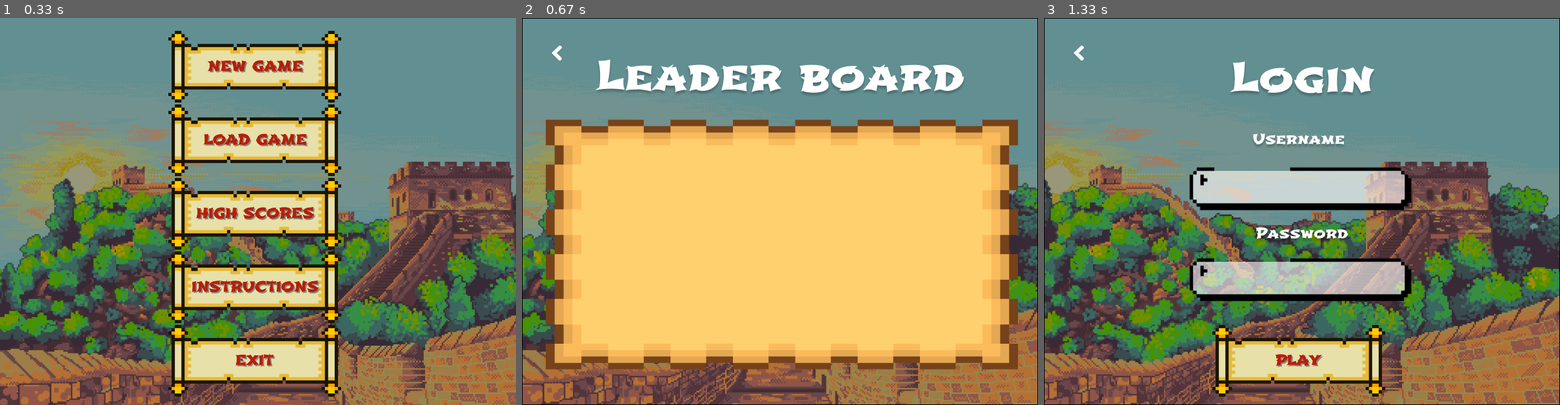
Above: before the commit, frames 1-3 (left to right).
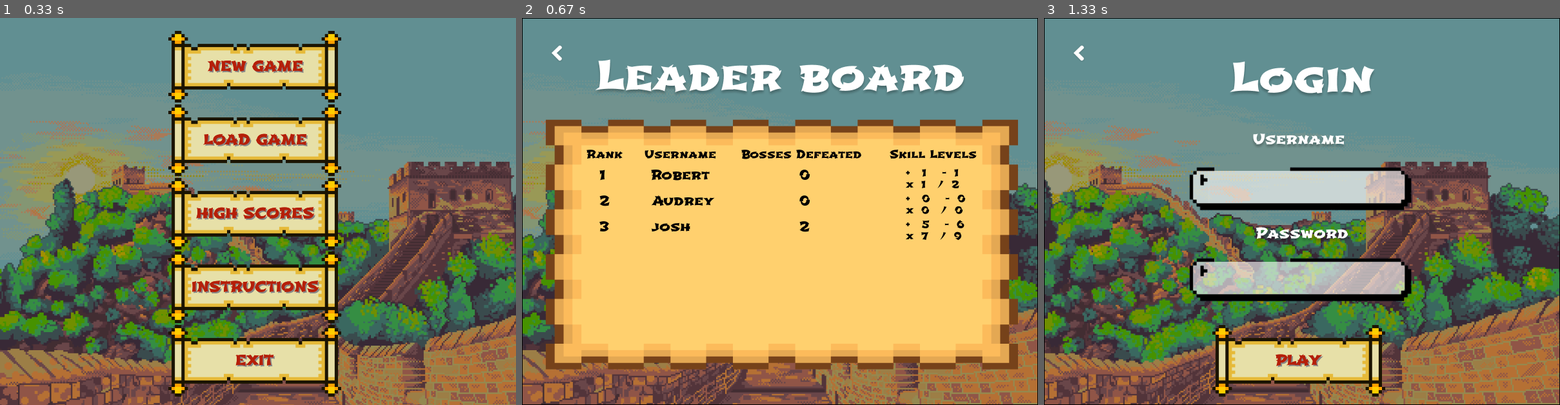
Above: after the commit, the same moments.

Repository: jocelyn-chang/digit-dynasty
Game: pygame game, started from mainMenu.py
Two runs of this game, one before a commit and one after it. Both use one fixed random seed, a clock stepped at 60 frames per second and the inputs below.
Inputs (mouse positions are in pixels of both pictures, inside the frame that each line leads up to):
- Up to frame 1 (0.33 s): no input
- Up to frame 2 (0.67 s): click (780, 211) at 0.38 s
- Up to frame 3 (1.33 s): click (1080, 52) at 0.72 s; click "LOAD GAME" at 1.05 s

Frame 1 is identical in both runs. In frame 2, 1.8% of the frame differs, in the area x 12-89%, y 34-58%; in frame 3, nothing differs.

Commit message:
main menu

Diff:
--- a/mainMenu.py
+++ b/mainMenu.py
@@ -197,7 +197,6 @@
                 return player_info
     return None
 
-
 # Go to load screen
 def load_game():
     username = ''
@@ -277,11 +276,60 @@
 
 # Go to the high score table
 def high_score():
+    # Define constants for layout
+    HEADER_SIZE = 17
+    SCORE_SIZE = 20
+    DETAILS_SIZE = 15
+    HEADER_Y = 200
+    START_Y = HEADER_Y + 30
+    RANK_X = 100
+    USERNAME_X = 190
+    BOSSES_X = 340
+    SKILLS_X = 570
+    ROW_HEIGHT = 40
+
+    header_font = get_font("Shojumaru", HEADER_SIZE)
+    score_font = get_font("Shojumaru", SCORE_SIZE)
+    details_font = get_font("Shojumaru", DETAILS_SIZE)
+
+    black = pygame.Color('black')
+
     while True:
         MOUSE_X, MOUSE_Y = pygame.mouse.get_pos()
         GAME_MOUSE_POS = pygame.mouse.get_pos()
 
         SCREEN.blit(HIGH_SCORE, (0, 0))
+
+        headers = ["Rank", "Username", "Bosses Defeated", "Skill Levels"]
+        header_texts = [header_font.render(header, True, black) for header in headers]
+        SCREEN.blit(header_texts[0], (RANK_X, HEADER_Y))
+        SCREEN.blit(header_texts[1], (USERNAME_X, HEADER_Y))
+        SCREEN.blit(header_texts[2], (BOSSES_X, HEADER_Y))
+        SCREEN.blit(header_texts[3], (SKILLS_X, HEADER_Y))
+
+        player_scores = []
+        with open("data.csv", newline = '') as csvfile:
+            reader = csv.reader(csvfile)
+
+            for i, row in enumerate(reader):
+                name, bosses, addition, subtraction, multiplication, division = row[0], row[6], row[2], row[3], row[4], row[5]
+
+                rank_text = score_font.render(str(i + 1), True, black)
+                name_text = score_font.render(name, True, black)
+                bosses_text = score_font.render(bosses, True, black)
+                add_sub_text = details_font.render(f"+   {addition}    -  {subtraction}", True, black)
+                mul_div_text = details_font.render(f"x  {multiplication}   /  {division}", True, black)
+
+                row_y = START_Y + i * ROW_HEIGHT
+
+                SCREEN.blit(rank_text, (RANK_X + 20, row_y))
+                SCREEN.blit(name_text, (USERNAME_X + 10, row_y))
+                SCREEN.blit(bosses_text, (BOSSES_X + 90, row_y))
+                SCREEN.blit(add_sub_text, (SKILLS_X + 25, row_y))
+                SCREEN.blit(mul_div_text, (SKILLS_X + 24, row_y + 18))
+
+                if row_y > SCREEN_HEIGHT - ROW_HEIGHT or i >= 9:
+                    break
 
         SCORE_BACK = Button(image = "images/back_button.png", pos = (70, 55), text_input = "", font = get_font("Shojumaru",15), base_colour = "White", hovering_colour = "#b51f09")
         if (40<MOUSE_X<75 and 40<MOUSE_Y<70):
@@ -299,6 +347,28 @@
 
         pygame.display.update()
 
+'''
+            for row in reader:
+                name = row[0]
+                bosses = int(row[6])
+                score_sum = sum(map(int, row[2:5]))
+                addition = row[2]
+                subtraction = row[3]
+                multiplication = row[4]
+                division = row[5]
+                player_scores.append((name, bosses, score_sum, addition, subtraction, multiplication, division))
+
+        sorted_scores = sorted(player_scores, key = lambda x: (x[1], x[2]), reverse = True)
+        start_y = 200
+        for i, (name, bosses, score_sum, addition, subtraction, multiplication, division) in enumerate(sorted_scores[:10]):
+            header = "Rank         Name          Bosses"
+            top_score_text = f"{i+1}. {name} - Bosses defeated: {bosses}  |  Score: {score_sum}\n"
+            bot_score_text = f"Addition Score: {addition}  |  Subtraction Score: {subtraction}  |  Multiplication Score: {multiplication}  |  Division Score: {division}"
+            top_text_surface = get_font("Shojumaru", 20).render(top_score_text, True, pygame.Color('black'))
+            bot_text_surface = get_font("Shojumaru", 11).render(bot_score_text, True, pygame.Color('black'))
+            SCREEN.blit(top_text_surface, (100, start_y + i * 45))
+            SCREEN.blit(bot_text_surface, (100, start_y + 20 + i * 45))
+'''
 
 # Intructions screen
 def instructions():
